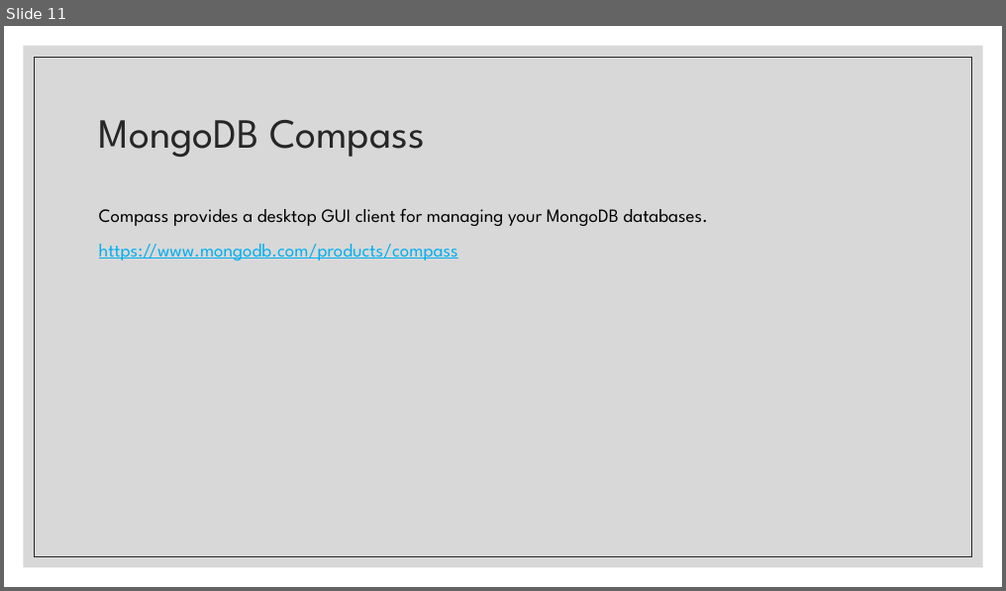
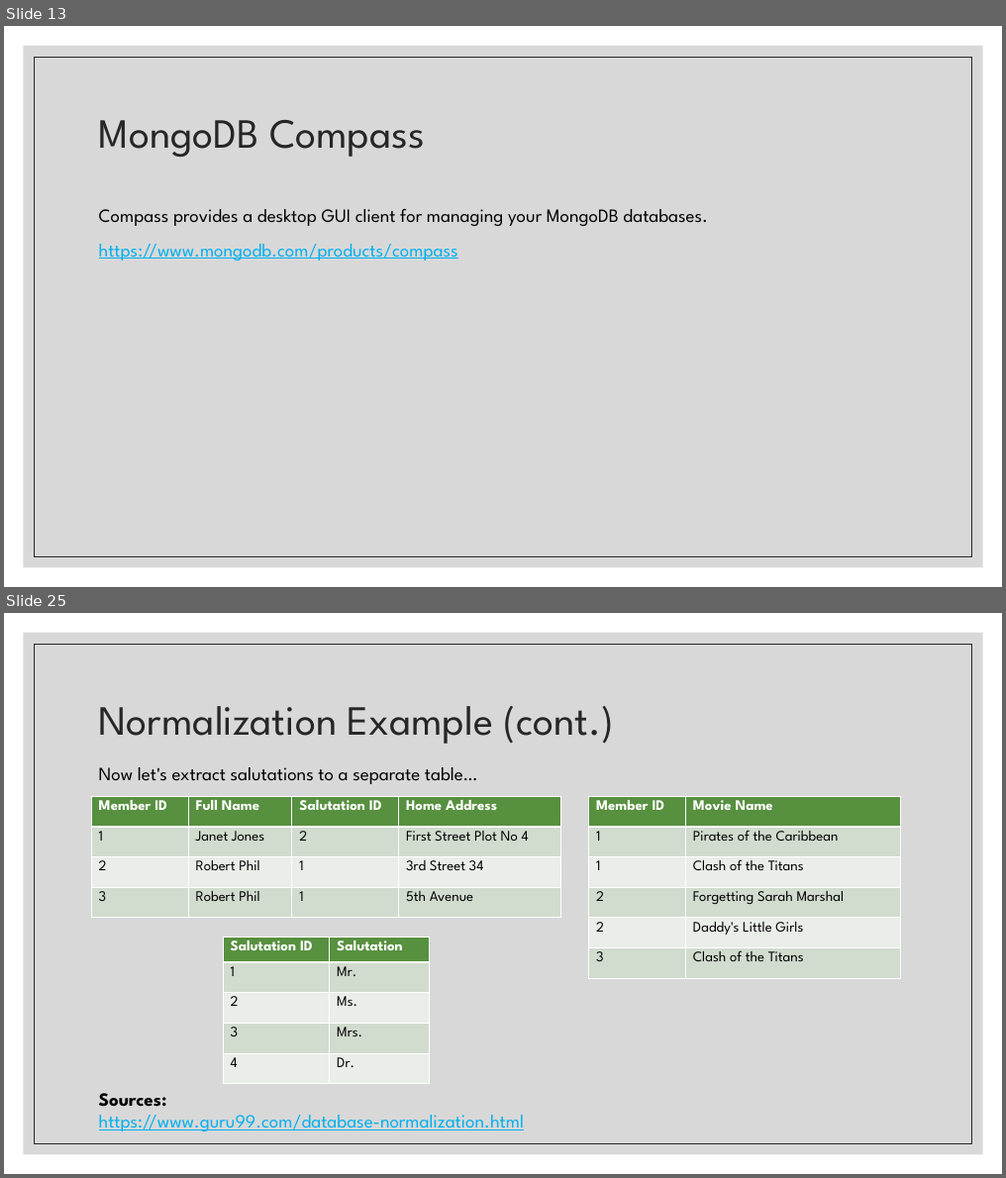
Before and after one commit to zackstotts/base-node-curriculum, a slide deck: unit_03/slides/01 Intro to MongoDB.pptx. Shown one above the other, each under a label of ours: slide 11 before the commit, slides 13 and 25 after it; the slides between them are not shown. The pictures are 1006x591 and 1006x1178 pixels, drawn with LibreOffice and Linux fonts; fonts in the diff are those of the drawing. Boxes give left, top, right and bottom in pixels: in the first picture for what was removed or moved away, otherwise in the second. Text is boxed around its words. In the diff, an @@ line names an element or a change of style, - is before the commit and + after.

```diff
--- a/unit_03/slides/01 Intro to MongoDB.pptx
+++ b/unit_03/slides/01 Intro to MongoDB.pptx
@@ slide 25 added at [4, 613, 1002, 1174], background #FFFFFF; not listed: 2 template elements that a slide beside it also shows @@
@@ title added at [99, 706, 614, 744], 40 pt, text #262626 @@
+Normalization Example (cont.)
@@ text added at [99, 767, 477, 784], 18 pt, text #000000 @@
+Now let's extract salutations to a separate table…
@@ table added at [91, 796, 561, 918], 4 rows, 4 columns @@
+Member ID | Full Name | Salutation ID | Home Address
+1 | Janet Jones | 2 | First Street Plot No 4
+2 | Robert Phil | 1 | 3rd Street 34
+3 | Robert Phil | 1 | 5th Avenue
@@ table added at [589, 796, 901, 978], 6 rows, 2 columns @@
+Member ID | Movie Name
+1 | Pirates of the Caribbean
+1 | Clash of the Titans
+2 | Forgetting Sarah Marshal
+2 | Daddy's Little Girls
+3 | Clash of the Titans
@@ table added at [223, 938, 429, 1084], 5 rows, 2 columns @@
+Salutation ID | Salutation
+1 | Mr.
+2 | Ms.
+3 | Mrs.
+4 | Dr.
@@ text added at [99, 1093, 524, 1132], 18 pt, text #00B0F0, underline @@
+Sources:
+https://www.guru99.com/database-normalization.html
@@ what was slide 11 is now slide 13 @@
```
Also in this commit, not shown: 8 slides changed, 27 other slides added, 2 slides removed.
